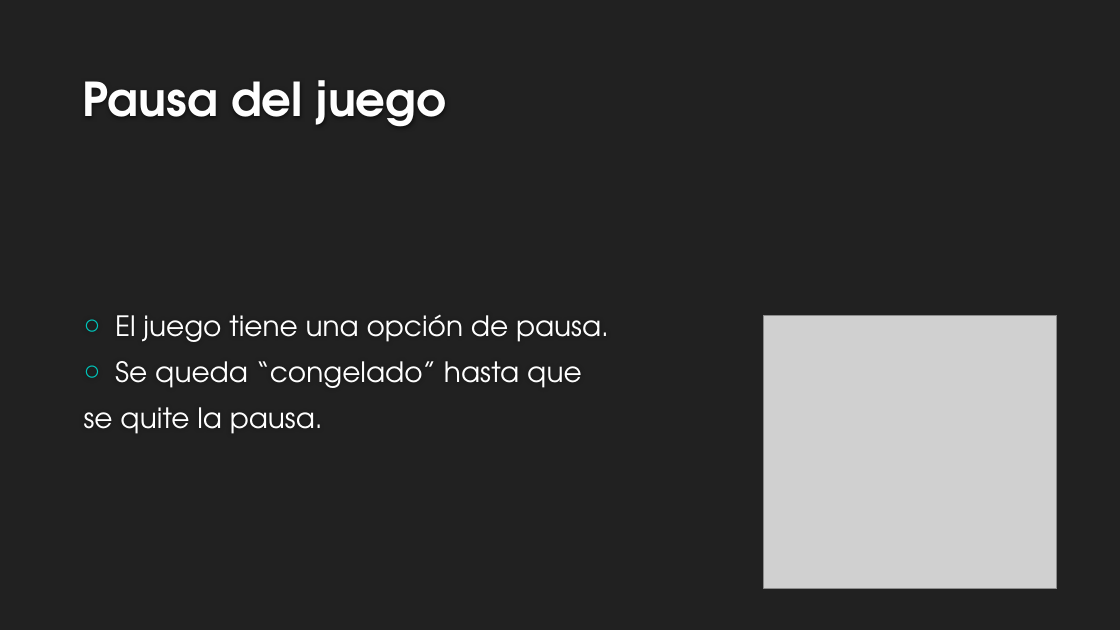
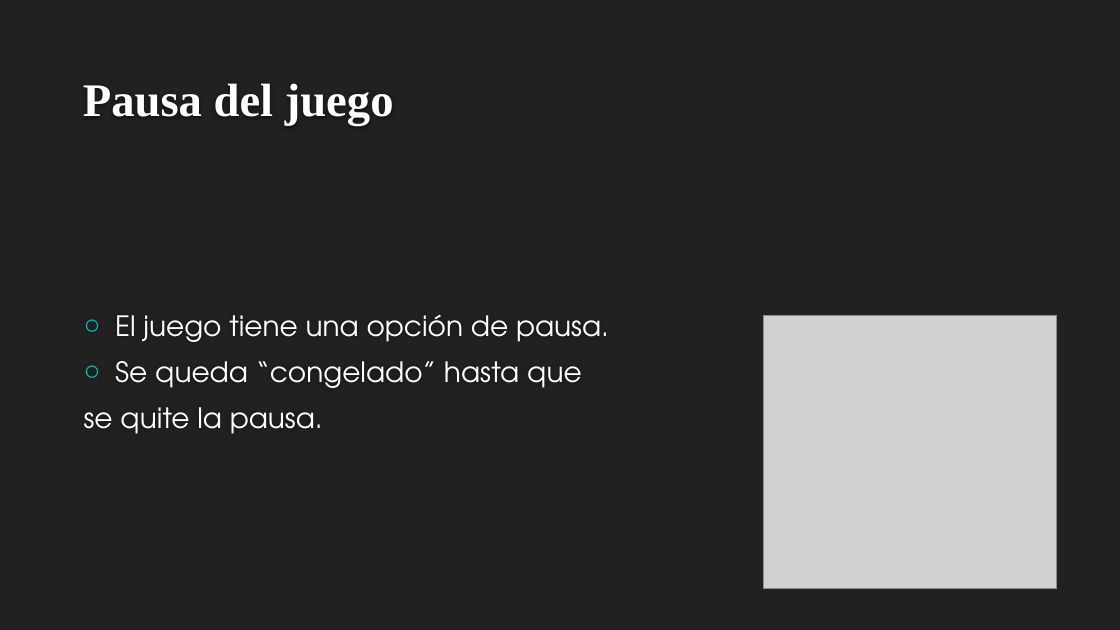
Before and after one commit to ValeriaAlmodovar/MiniProyectoCiic, a slide deck: slide 10 of Explicacion.pptx. Drawn at 1120x630 pixels with LibreOffice and Linux fonts; fonts in the diff are those of the drawing; grey boxes stand for pictures; background and template pictures are left out. Boxes give left, top, right and bottom in pixels: in the first picture for what was removed or moved away, otherwise in the second. Text is boxed around its words. In the diff, an @@ line names an element or a change of style, - is before the commit and + after.

```diff
--- a/Explicacion.pptx
+++ b/Explicacion.pptx
@@ title "Pausa del juego" at [83,83,394,126]: font TeX Gyre Adventor to Times New Roman @@
```
Also in this commit, not shown: 5 other slides changed.
